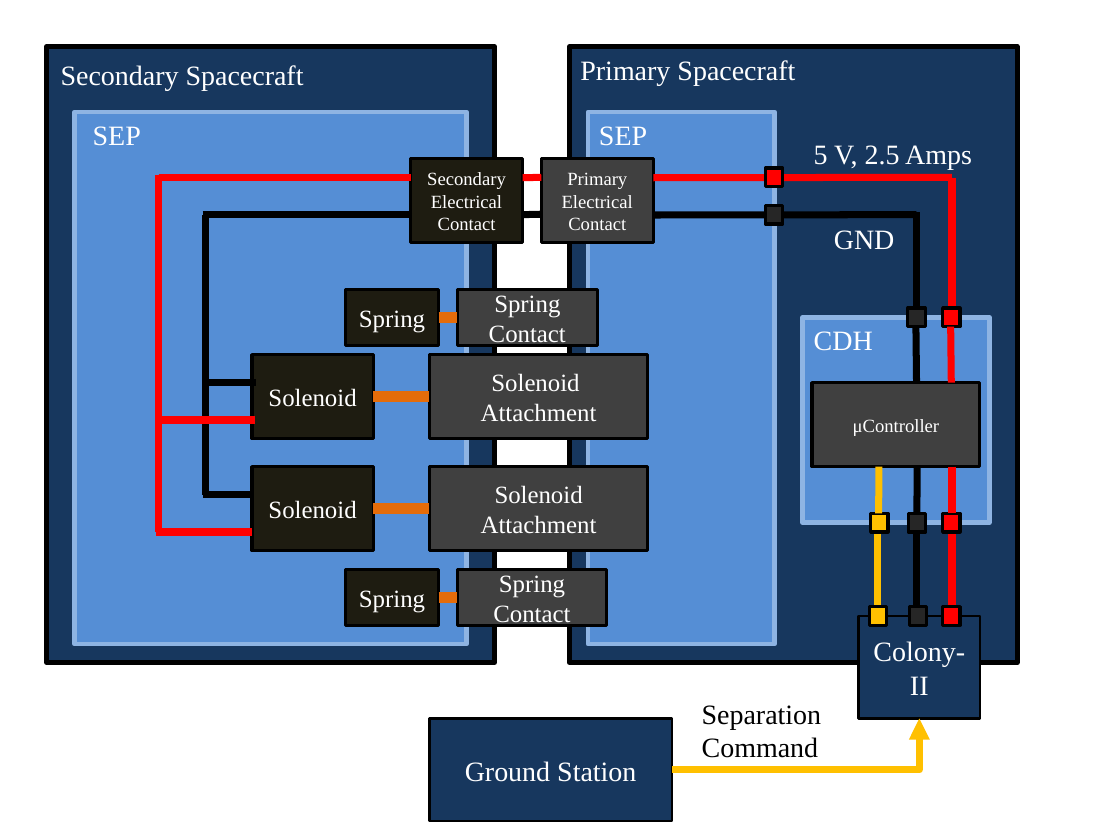
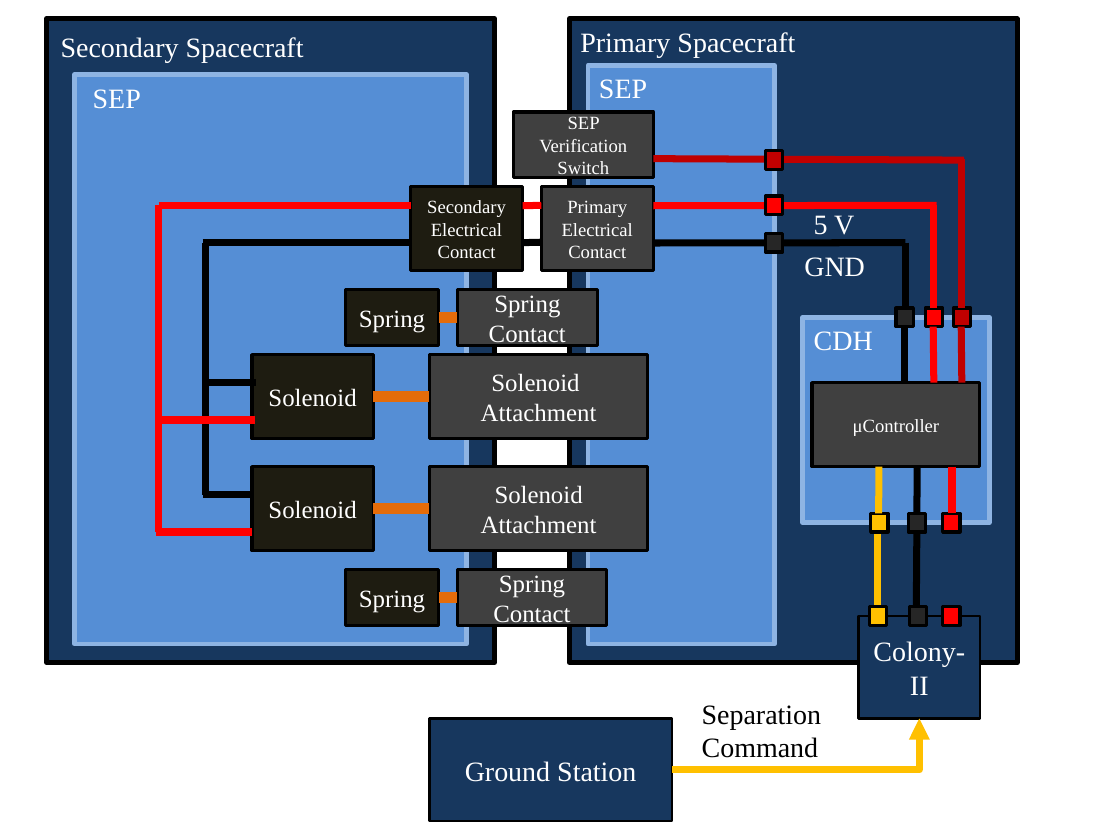
Before and after one commit to RascalSeniorDesign/Preliminary-Design, a slide deck: slide 2 of Power (PWR)/Rascal PWR Block Diagram.pptx. Drawn at 1120x840 pixels with LibreOffice and Linux fonts; fonts in the diff are those of the drawing. Boxes give left, top, right and bottom in pixels: in the first picture for what was removed or moved away, otherwise in the second. Text is boxed around its words. In the diff, an @@ line names an element or a change of style, - is before the commit and + after.

Commit message:
In the process of updating the sep block diagram

```diff
--- a/Power (PWR)/Rascal PWR Block Diagram.pptx
+++ b/Power (PWR)/Rascal PWR Block Diagram.pptx
@@ rectangle: place and size @@
-rectangle at (47,47,495,663)
+rectangle at (47,19,495,663)
@@ text "Secondary Spacecraft": place and size @@
-text "Secondary Spacecraft" at (61,65,304,91)
+text "Secondary Spacecraft" at (61,37,304,63)
@@ text "Primary Spacecraft": place and size @@
-text "Primary Spacecraft" at (580,60,795,85)
+text "Primary Spacecraft" at (580,32,795,57)
@@ rectangle: place and size @@
-rectangle at (569,47,1017,663)
+rectangle at (569,19,1017,663)
@@ text "SEP": place and size @@
-text "SEP" at (93,126,141,146)
+text "SEP" at (93,89,141,109)
@@ rectangle: place and size @@
-rectangle at (75,112,467,644)
+rectangle at (75,75,467,644)
@@ text "SEP": place and size @@
-text "SEP" at (599,126,647,146)
+text "SEP" at (599,79,647,99)
@@ rectangle: place and size @@
-rectangle at (588,112,775,644)
+rectangle at (588,65,775,644)
@@ rectangle added at (513,112,653,177), fill #404040, outline #000000 2 pt, 12 pt, text #FFFFFF @@
+SEP Verification Switch
@@ line added from (653, 159) to (964, 160), #C00000 4.5 pt @@
@@ rectangle added at (765,151,783,170), fill #C00000, outline #000000 2 pt @@
@@ line removed from (952, 178) to (952, 616) @@
@@ line added from (961, 159) to (961, 308), #C00000 4.5 pt @@
@@ line moved from (159, 175) - (159, 289) to (159, 205) - (159, 289) @@
@@ line moved from (653, 178) - (952, 177) to (653, 206) - (936, 205) @@
@@ line added from (933, 205) to (933, 308), #FF0000 4.5 pt @@
@@ 4 rectangles, 4 lines: place and size @@
-4 rectangles, 4 lines at (159,159,783,243)
+4 rectangles, 4 lines at (159,187,783,271)
@@ text at (814,215,854,240): text changed @@
-5 V, 2.5 Amps
+5 V
@@ line moved from (205, 299) - (205, 215) to (205, 299) - (205, 243) @@
@@ line moved from (653, 215) - (916, 215) to (653, 243) - (905, 243) @@
@@ text "GND": place and size @@
-text "GND" at (834,230,895,250)
+text "GND" at (804,257,865,277)
@@ line added from (905, 243) to (905, 308), #000000 4.5 pt @@
@@ rectangle: place and size @@
-rectangle at (907,308,925,327)
+rectangle at (896,308,914,327)
@@ line moved from (916, 327) - (916, 383) to (904, 327) - (904, 383) @@
@@ rectangle: place and size @@
-rectangle at (943,308,961,327)
+rectangle at (925,308,943,327)
@@ line moved from (951, 327) - (951, 383) to (933, 327) - (934, 383) @@
@@ rectangle added at (953,308,971,327), fill #C00000, outline #000000 2 pt @@
@@ line added from (961, 327) to (962, 383), #C00000 4.5 pt @@
@@ line moved from (916, 616) - (916, 212) to (916, 633) - (917, 532) @@
```
